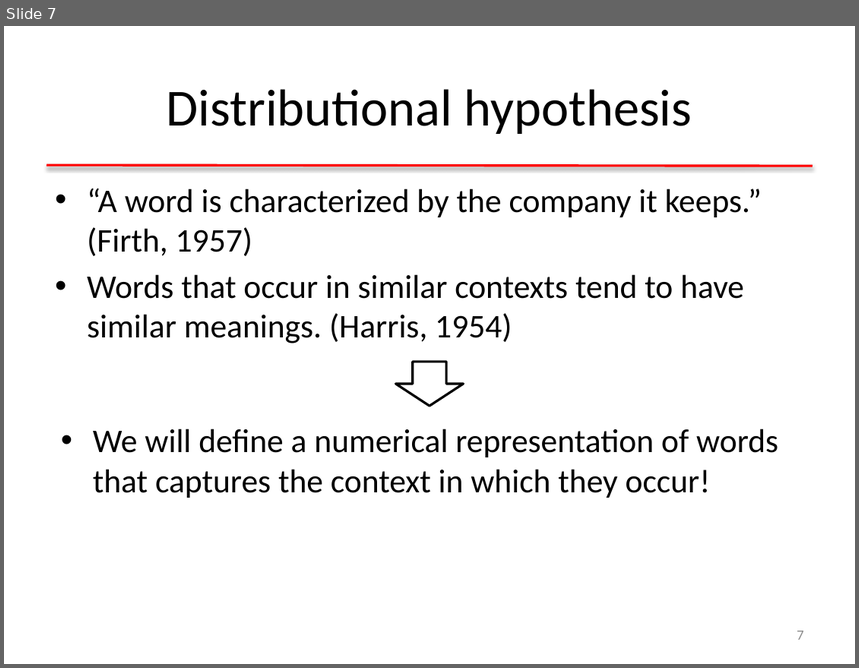
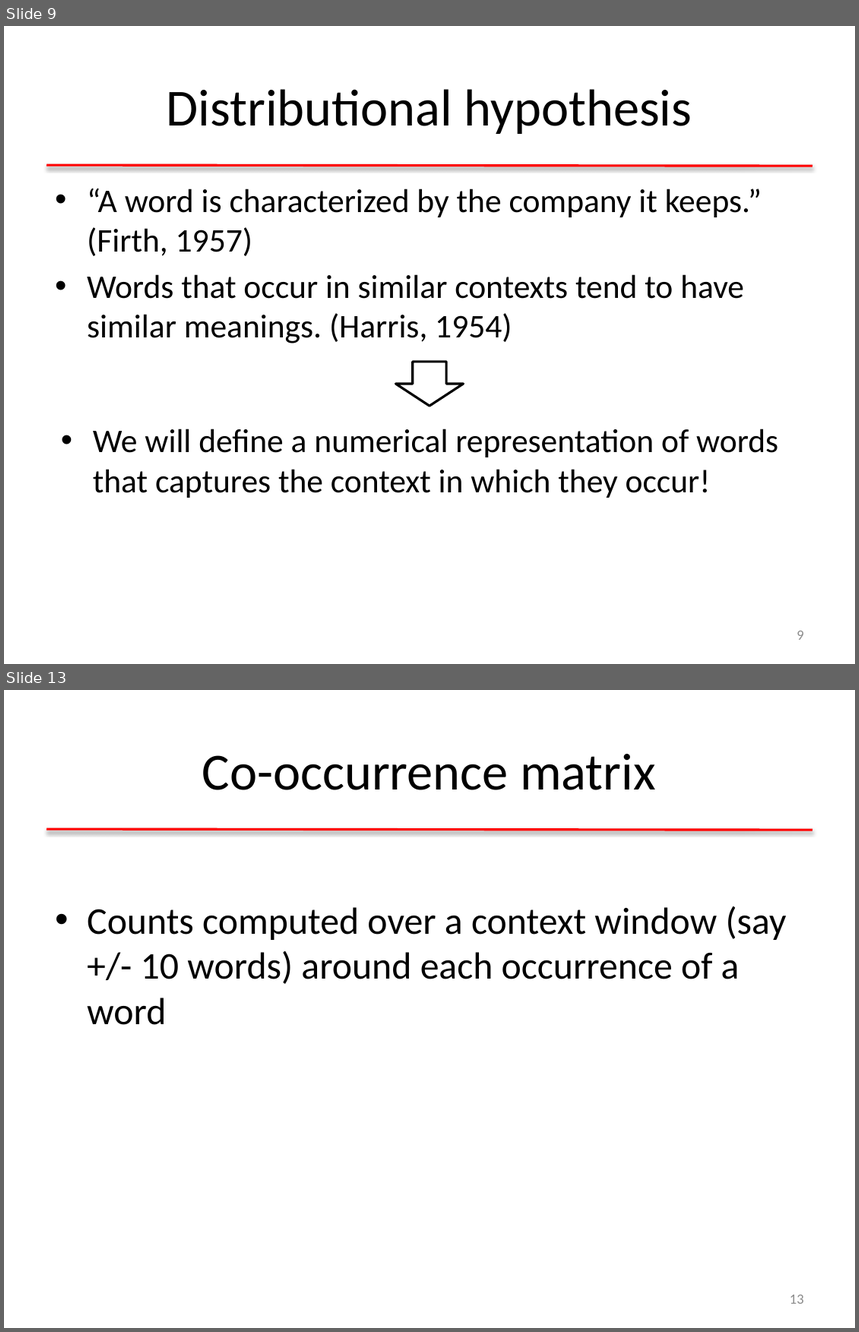
Before and after one commit to clulab/gentlenlp, a slide deck: docs/slides/nnintro-ch8-dist.pptx. Shown one above the other, each under a label of ours: slide 7 before the commit, slides 9 and 13 after it; the slides between them are not shown. The pictures are 859x668 and 859x1332 pixels, drawn with LibreOffice and Linux fonts; fonts in the diff are those of the drawing. Boxes give left, top, right and bottom in pixels: in the first picture for what was removed or moved away, otherwise in the second. Text is boxed around its words. In the diff, an @@ line names an element or a change of style, - is before the commit and + after.

```diff
--- a/docs/slides/nnintro-ch8-dist.pptx
+++ b/docs/slides/nnintro-ch8-dist.pptx
@@ slide 13 added at [4,690,855,1328], background #FFFFFF; not listed: 1 template element that a slide beside it also shows @@
@@ title added at [202,754,656,790], 44 pt, text #000000 @@
+Co-occurrence matrix
@@ text added at [87,907,787,1025], 32 pt, text #000000 @@
+• Counts computed over a context window (say +/- 10 words) around each occurrence of a word
@@ page number added at [790,1295,804,1304], 12 pt, text #8C8C8C @@
+13
@@ what was slide 7 is now slide 9 @@
@@ page number at [797,631,804,640]: text changed @@
-7
+9
```
Also in this commit, not shown: 4 slides changed, 17 other slides added, 1 slide removed, 2 other files.
